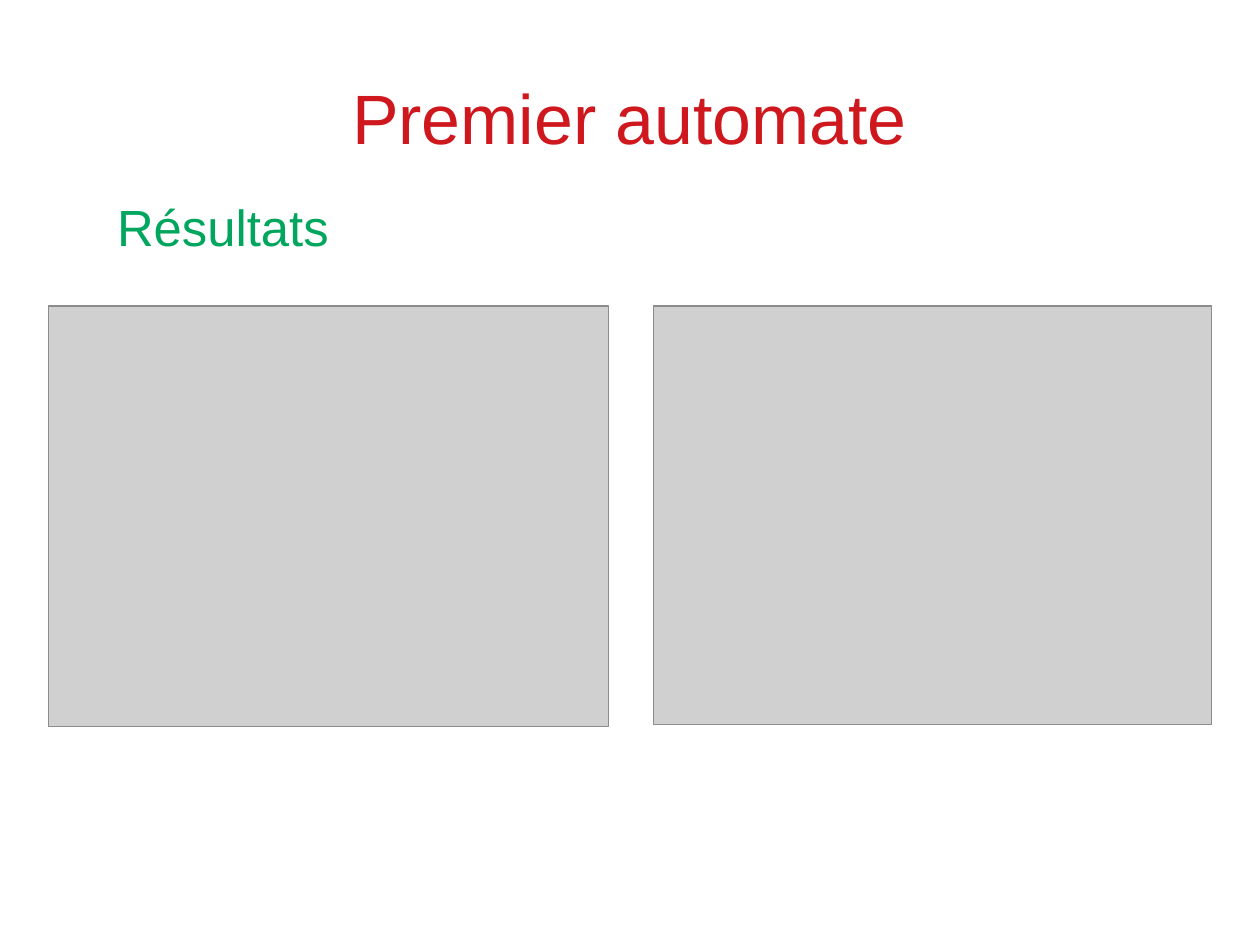
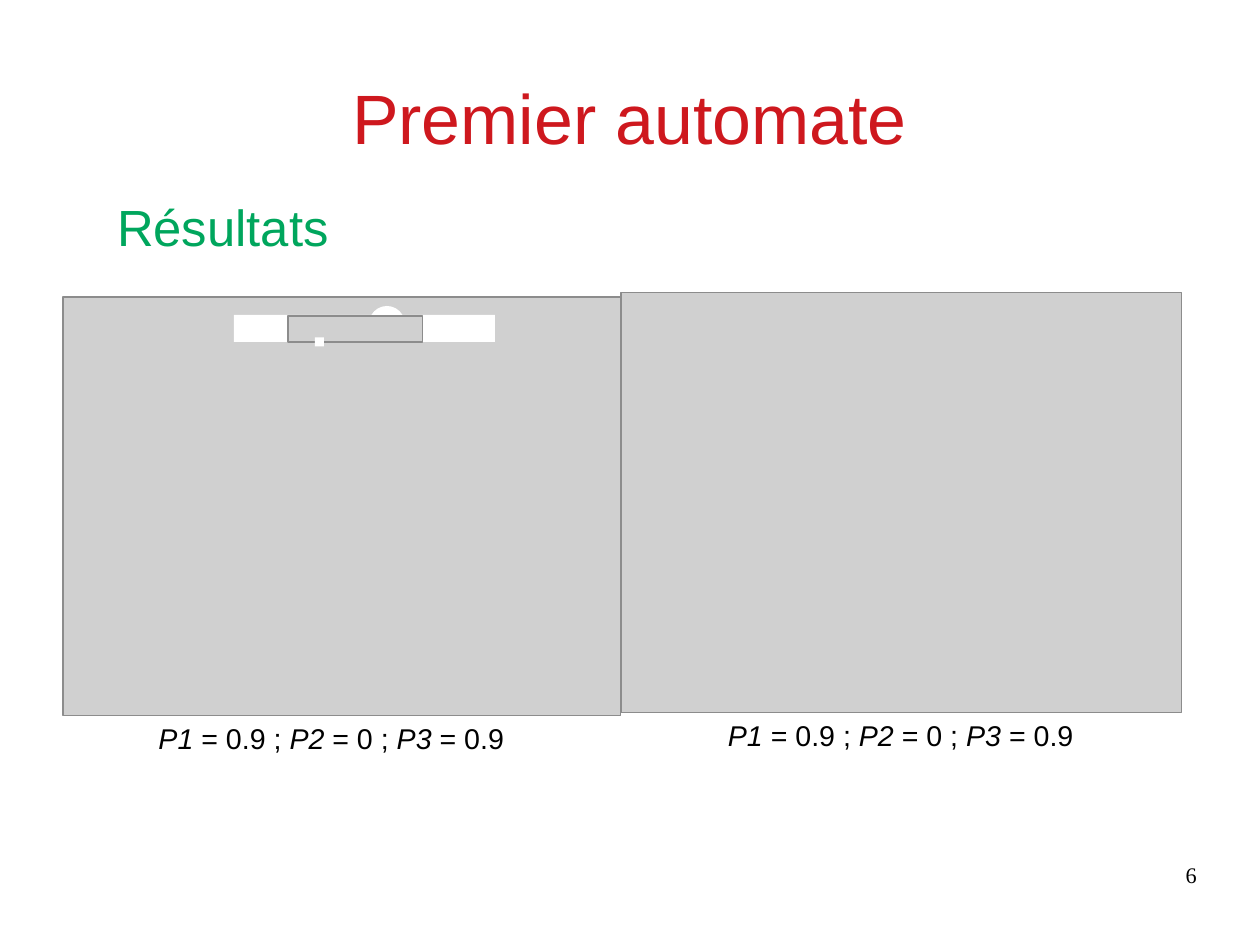
Before and after one commit to Arthurrre/TIPE_Automate, a slide deck: slide 6 of diapo/présentation.odp. Drawn at 1260x945 pixels with LibreOffice and Linux fonts; fonts in the diff are those of the drawing; grey boxes stand for pictures. Boxes give left, top, right and bottom in pixels: in the first picture for what was removed or moved away, otherwise in the second. Text is boxed around its words. In the diff, an @@ line names an element or a change of style, - is before the commit and + after.

```diff
--- a/diapo/présentation.odp
+++ b/diapo/présentation.odp
@@ picture: place and size @@
-picture at (48,306,608,727)
+picture at (63,297,621,716)
@@ picture: place and size @@
-picture at (654,306,1212,725)
+picture at (621,293,1181,713)
@@ rectangle added at (234,316,495,343), fill #FFFFFF @@
@@ picture added at (288,316,423,342) @@
@@ ellipse added at (369,306,405,342), fill #FFFFFF @@
@@ rectangle added at (316,337,325,346), fill #FFFFFF @@
@@ text added at (158,729,504,750), 18 pt, text #000000 @@
+P1 = 0.9 ; P2 = 0 ; P3 = 0.9
@@ text added at (728,726,1074,747), 18 pt, text #000000 @@
+P1 = 0.9 ; P2 = 0 ; P3 = 0.9
@@ page number added at (1186,868,1197,884), 14 pt, text #000000 @@
+6
```
Also in this commit, not shown: 11 other slides changed, 15 other files.
